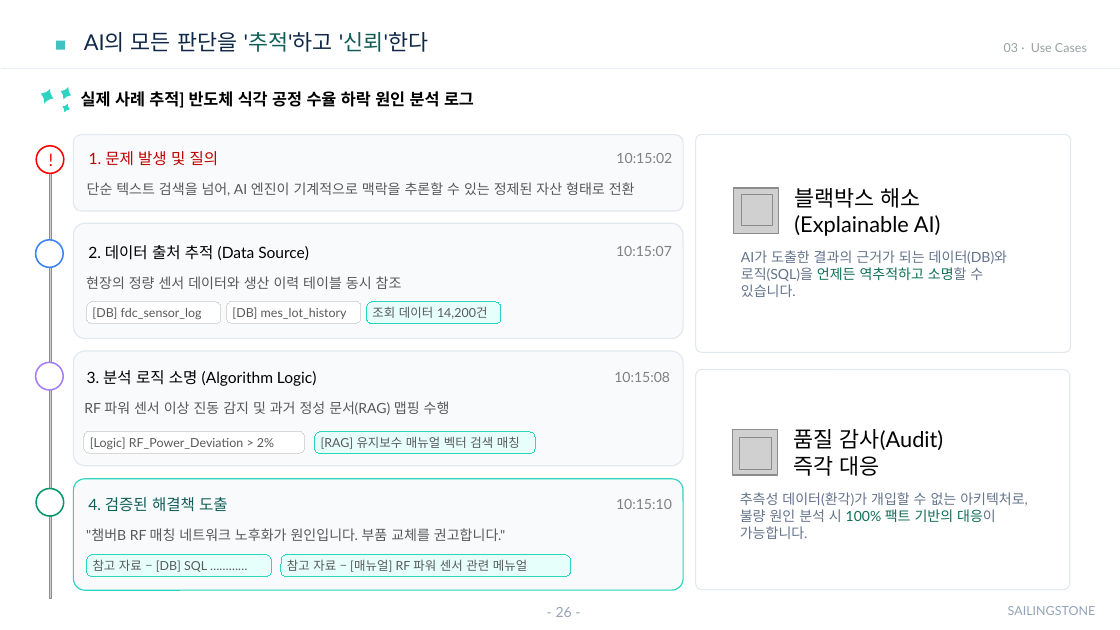
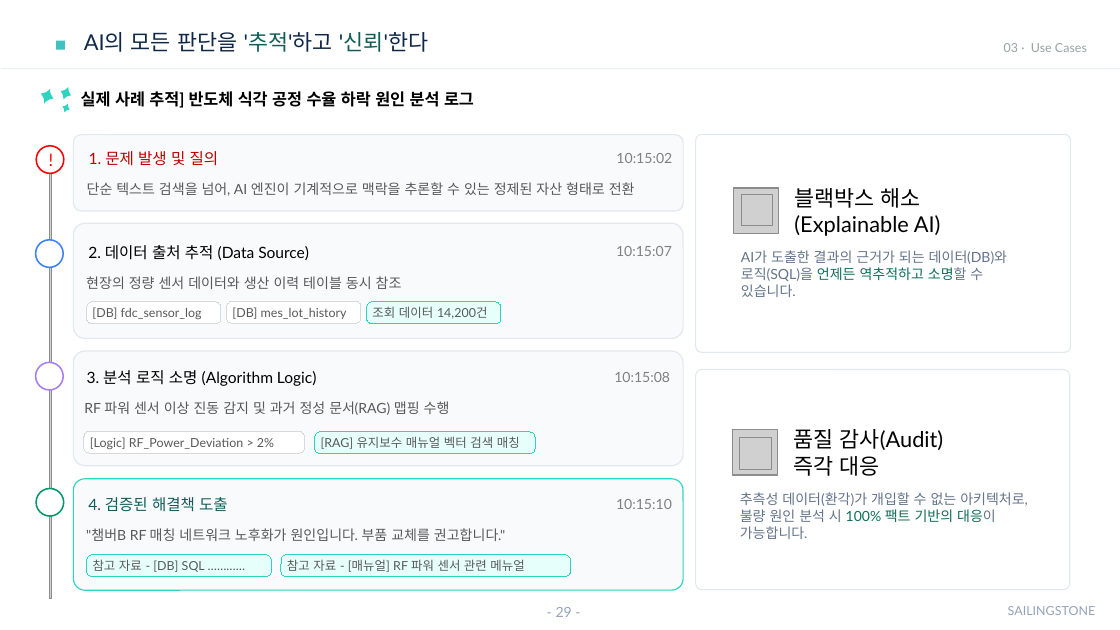
Before and after one commit to sellect-team/doc, a slide deck: slide 29 of docs/company/_source/company-intro-2026.pptx (slide 26 before the commit). Drawn at 1120x630 pixels with LibreOffice and Linux fonts; fonts in the diff are those of the drawing; grey boxes stand for pictures; background and template pictures are left out. Boxes give left, top, right and bottom in pixels: in the first picture for what was removed or moved away, otherwise in the second. Text is boxed around its words. In the diff, an @@ line names an element or a change of style, - is before the commit and + after.

```diff
--- a/docs/company/_source/company-intro-2026.pptx
+++ b/docs/company/_source/company-intro-2026.pptx
@@ text in rounded rectangle at bbox=[93, 559, 205, 572]: text changed @@
-참고 자료 – [DB] SQL …………
+참고 자료 - [DB] SQL …………
@@ text in rounded rectangle at bbox=[287, 559, 524, 572]: text changed @@
-참고 자료 – [매뉴얼] RF 파워 센서 관련 메뉴얼
+참고 자료 - [매뉴얼] RF 파워 센서 관련 메뉴얼
@@ page number at bbox=[556, 607, 572, 617]: text changed @@
-- 26 -
+- 29 -
```
Also in this commit, not shown: 2 other slides changed, 13 other files.
